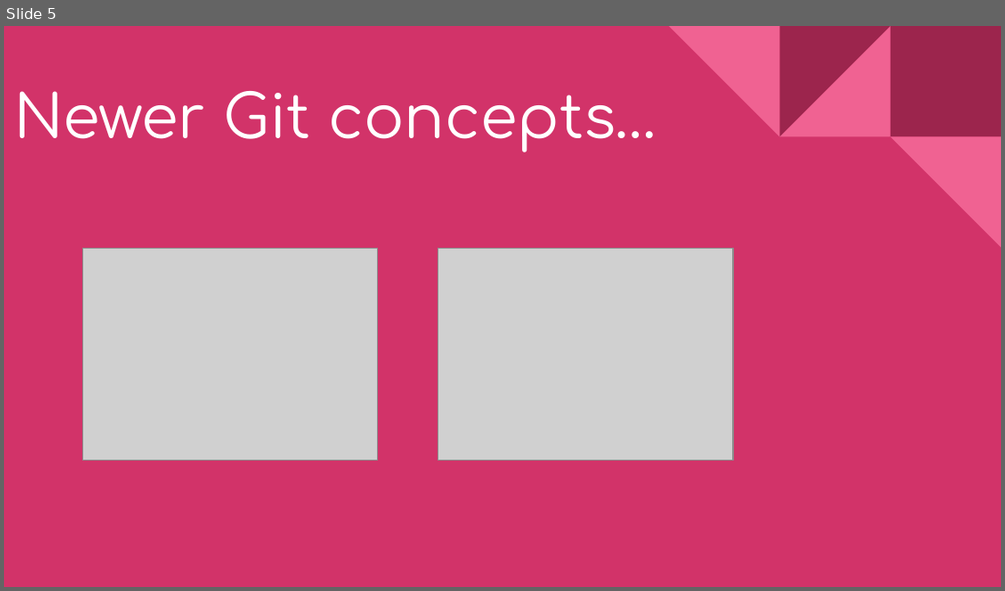
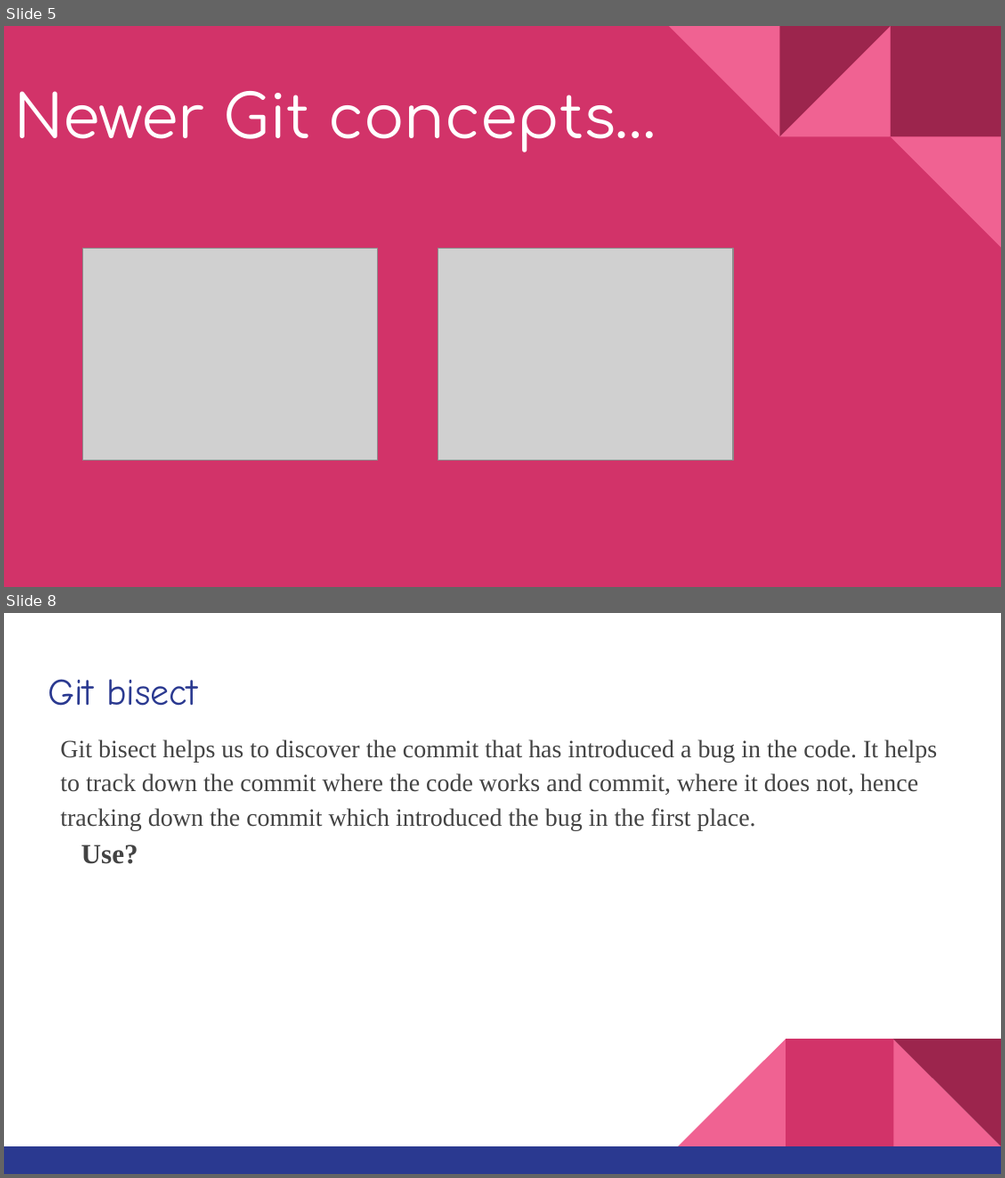
Before and after one commit to MrVaibhavChamp/Git-Advanced-Features, a slide deck: KOSS ppt.pptx. Shown one above the other, each under a label of ours: slide 5 before the commit, slides 5 and 8 after it; the slides between them are not shown. The pictures are 1005x591 and 1005x1178 pixels, drawn with LibreOffice and Linux fonts; fonts in the diff are those of the drawing; grey boxes stand for pictures. Boxes give left, top, right and bottom in pixels: in the first picture for what was removed or moved away, otherwise in the second. Text is boxed around its words. In the diff, an @@ line names an element or a change of style, - is before the commit and + after.

```diff
--- a/KOSS ppt.pptx
+++ b/KOSS ppt.pptx
@@ slide 8 added at [4,613,1001,1174], background #FFFFFF @@
@@ title added at [48,679,198,706], 27 pt, text #2A3990 @@
+Git bisect
@@ text added at [60,739,937,864], 18 pt, text #434343 @@
+Git bisect helps us to discover the commit that has introduced a bug in the code. It helps to track down the commit where the code works and commit, where it does not, hence tracking down the commit which introduced the bug in the first place.
+Use?
@@ group added at [4,1038,1001,1174]: 3 right triangles, 2 rectangles @@
```
Also in this commit, not shown: 1 slide changed, 2 other slides added, 1 slide removed.
